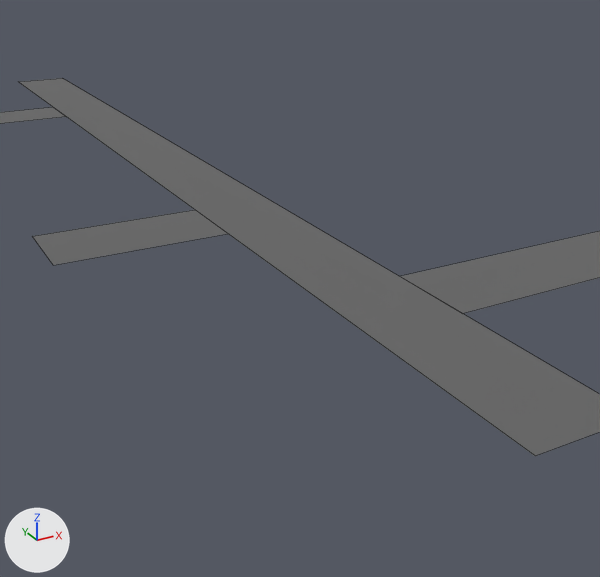
A saved change to the Blender file assets/models/districts/estepa/alleys.blend.
Camera for both pictures: a 50 mm lens placed at (-16.6, -13.4, 13.1), pointed at (-4.9, 7.9, 2.5). The axes (+X, +Y, +Z) are drawn at lower left. The lights are the same throughout. The picture after the commit comes second. Mesh edges are drawn as thin lines. Objects named as collision shapes, trigger or cutter boxes, shadow casters or lower levels of detail are left out.

The scene before the commit, as lines of its bpy script (objects in view):
```python
me_plane = bpy.data.meshes.new('Plane')
me_plane.from_pydata(...)  # 20 vertices, 5 faces; spans x -23.0..19.0, y 0.0..33.0, z 0.0
# faces by material slot: [4, 1]
me_plane.materials.append(mat_road)  # dark grey #666666
me_plane.materials.append(mat_tercia)  # brown #9f7770
ob_plane = bpy.data.objects.new('Plane', me_plane)
ob_plane.location = (0.0, 0.0, 0.0)
ob_plane.scale = (2.0, 2.0, 2.0)
```
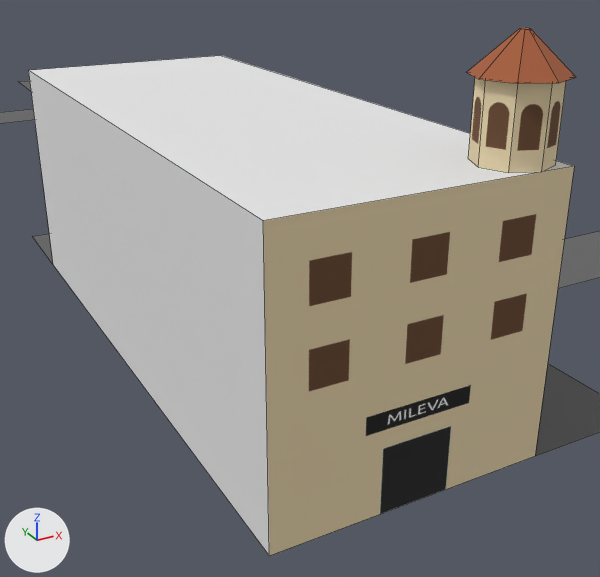
What differs and where, as boxes (x1, y1, x2, y2) in the pictures (600 x 577 px):
```json
{"object": "Building", "change": "added", "after": [29, 56, 574, 556], "faces in mat_material (white #e7e7e7)": [29, 56, 573, 555], "faces in mat_material_001 (picture img_shop_mileva_png)": [263, 166, 574, 556]}
{"object": "Circle", "change": "added", "after": [467, 28, 576, 173], "on screen": "beige", "faces in mat_curtains (picture img_dome_curtain_png)": [468, 77, 566, 173], "faces in mat_dome (brown #a65f3e)": [467, 28, 576, 84]}
{"object": "Plane", "change": "unchanged, covered by the edit", "before": [0, 78, 600, 456], "after": [0, 81, 600, 456]}
```

The change, as JSON lines over the scene's bpy script:
```json
{"op": "add", "block": "img_dome_curtain_png", "code": ["img_dome_curtain_png = load_image('dome_curtain.png', '../../../textures/estepa/dome_curtain.png', 77, 200, 'sRGB')"]}
{"op": "add", "block": "img_shop_mileva_png", "code": ["img_shop_mileva_png = load_image('shop_mileva.png', '../../../textures/estepa/shop_mileva.png', 800, 800, 'sRGB')"]}
{"op": "add", "block": "mat_dome", "code": ["mat_dome = principled_material('Dome')", "mat_dome.base_color = (0.381, 0.114, 0.0482)  # brown #a65f3e", "mat_dome.roughness = 1.0"]}
{"op": "add", "block": "mat_curtains", "code": ["mat_curtains = principled_material('Curtains')", "mat_curtains.texture = img_dome_curtain_png", "mat_curtains.roughness = 1.0"]}
{"op": "add", "block": "mat_material", "code": ["mat_material = principled_material('Material')", "mat_material.base_color = (0.8, 0.8, 0.8)  # white #e7e7e7", "mat_material.roughness = 1.0"]}
{"op": "add", "block": "mat_material_001", "code": ["mat_material_001 = principled_material('Material.001')", "mat_material_001.texture = img_shop_mileva_png", "mat_material_001.roughness = 1.0"]}
{"op": "add", "block": "me_circle", "code": ["me_circle = bpy.data.meshes.new('Circle')", "me_circle.from_pydata(...)  # 36 vertices, 26 faces; spans x -1.2..1.2, y -1.2..1.2, z 0.0..3.0", "# faces by material slot: [17, 9]", "me_circle.materials.append(mat_curtains)  # picture img_dome_curtain_png", "me_circle.materials.append(mat_dome)  # brown #a65f3e"]}
{"op": "add", "block": "me_plane_001", "code": ["me_plane_001 = bpy.data.meshes.new('Plane.001')", "me_plane_001.from_pydata(...)  # 8 vertices, 5 faces; spans x -6.0..2.0, y 0.0..20.0, z 0.0..8.0", "# faces by material slot: [4, 1]", "me_plane_001.materials.append(mat_material)  # white #e7e7e7", "me_plane_001.materials.append(mat_material_001)  # picture img_shop_mileva_png"]}
{"op": "add", "block": "ob_circle", "code": ["ob_circle = bpy.data.objects.new('Circle', me_circle)", "ob_circle.location = (-3.0, 1.0, 8.0)"]}
{"op": "add", "block": "ob_building", "code": ["ob_building = bpy.data.objects.new('Building', me_plane_001)", "ob_building.location = (-4.0, 0.0, 0.0)"]}
```
